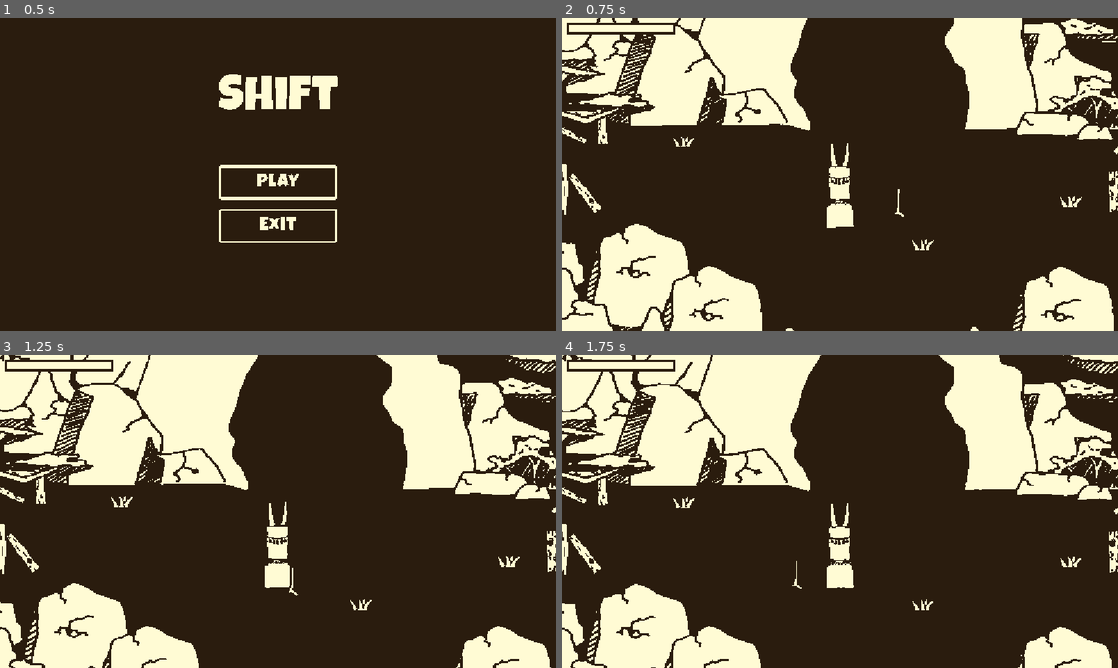
Above: before the commit, frames 1-4 (two rows, left to right).
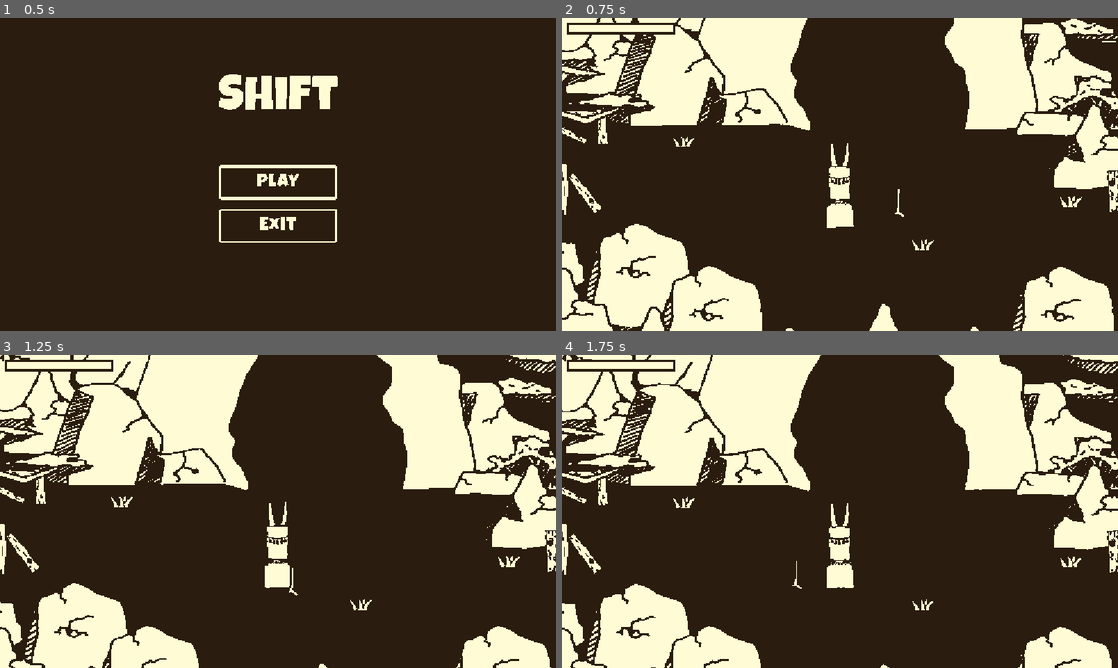
Above: after the commit, the same moments.

Repository: Szilhati-Daniel/HunJam2026-game
Game: Godot game, scene res://scenes/main_menu.tscn
The game is run twice, just before and just after one commit, with the same random seed, the same clock (stepped at 60 frames per second) and the same inputs.
Inputs (mouse positions are in pixels of both pictures, inside the frame that each line leads up to):
- Up to frame 1 (0.5 s): no input
- Up to frame 2 (0.75 s): click "Play" at 0.5 s
- Up to frame 3 (1.25 s): no input
- Up to frame 4 (1.75 s): tap Enter (ui_accept) at 1.25, 1.52 s; move the mouse to (962, 495) at 1.27 s; hold Right (ui_right) from 1.28 s (still down); hold Space from 1.28 s (still down)

Frame 1 is identical in both runs. In frame 2, 1.8% of the frame differs, in the area x 55-100%, y 27-100%; in frame 3, 1.5%; in frame 4, 1.5%.

Commit message:
Fixed entry.

Diff:
--- a/scenes/altar_scene.tscn
+++ b/scenes/altar_scene.tscn
@@ -538,3 +538,9 @@
 
 [node name="AudioStreamPlayer" type="AudioStreamPlayer" parent="Sounds" unique_id=1287560592]
 stream = ExtResource("25_ooqja")
+
+[node name="pointy rock" parent="." unique_id=2053466105 instance=ExtResource("17_b8cub")]
+transform = Transform3D(1, 0, 0, 0, 1, 0, 0, 0, 1, 1.250587, 0, 8.557695)
+
+[node name="pointy rock2" parent="." unique_id=1639811943 instance=ExtResource("17_b8cub")]
+transform = Transform3D(1, 0, 0, 0, 1, 0, 0, 0, 1, 7.9568224, 0, -1.620285)
--- a/scripts/altar_scene.gd
+++ b/scripts/altar_scene.gd
@@ -30,6 +30,17 @@
 	$Sacrefice.visible = false
 	var new_player_position = player_position_from_scene.get(load_from_level)
 	player.position = new_player_position
+	$"pointy rock".visible = true
+	$"pointy rock2/CollisionShape3D".disabled = false
+	$"pointy rock/CollisionShape3D".disabled = false
+	$"pointy rock2".visible = true
+	if SceneDataManager.has_candle:
+		$"pointy rock".visible = false
+		$"pointy rock/CollisionShape3D".disabled = true
+	if SceneDataManager.has_rope:
+		$"pointy rock2".visible = false
+		$"pointy rock2/CollisionShape3D".disabled = true
+
 	update_sprite()
 
 	#$AnimationPlayer.play("end_cutscene")
